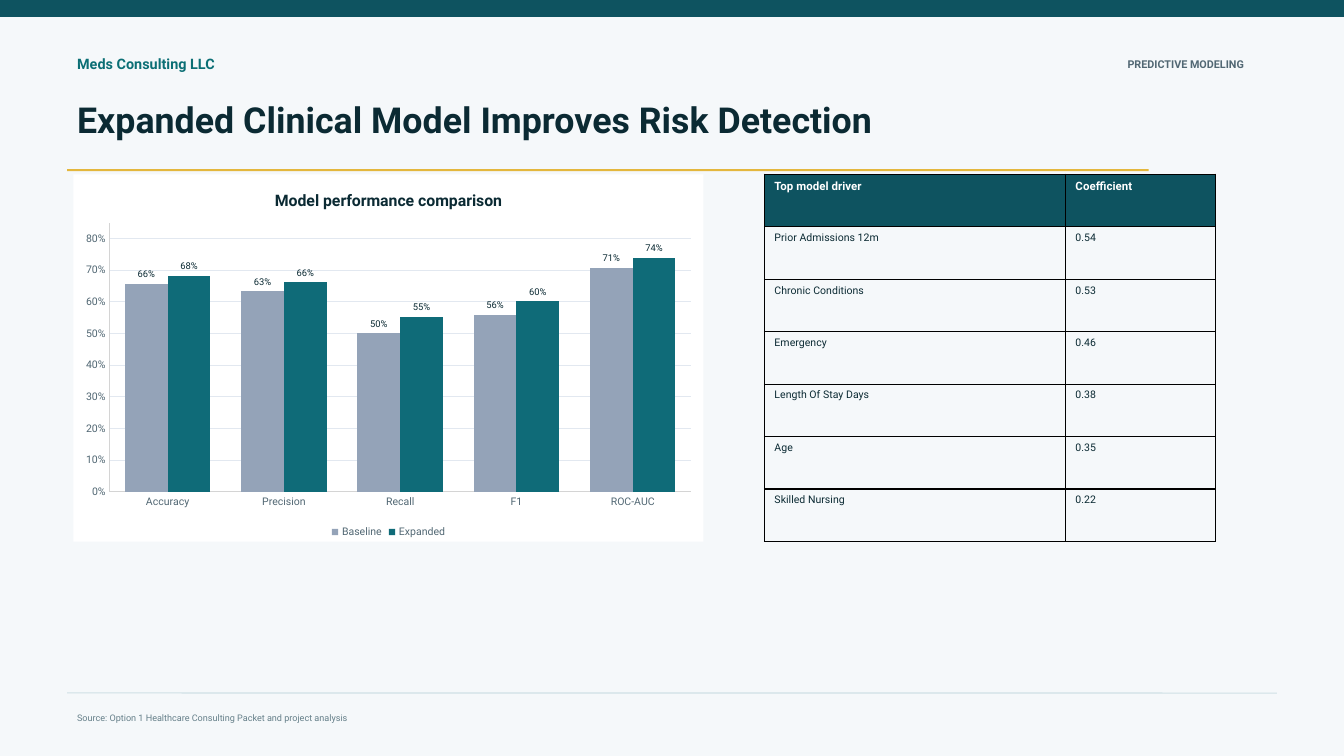
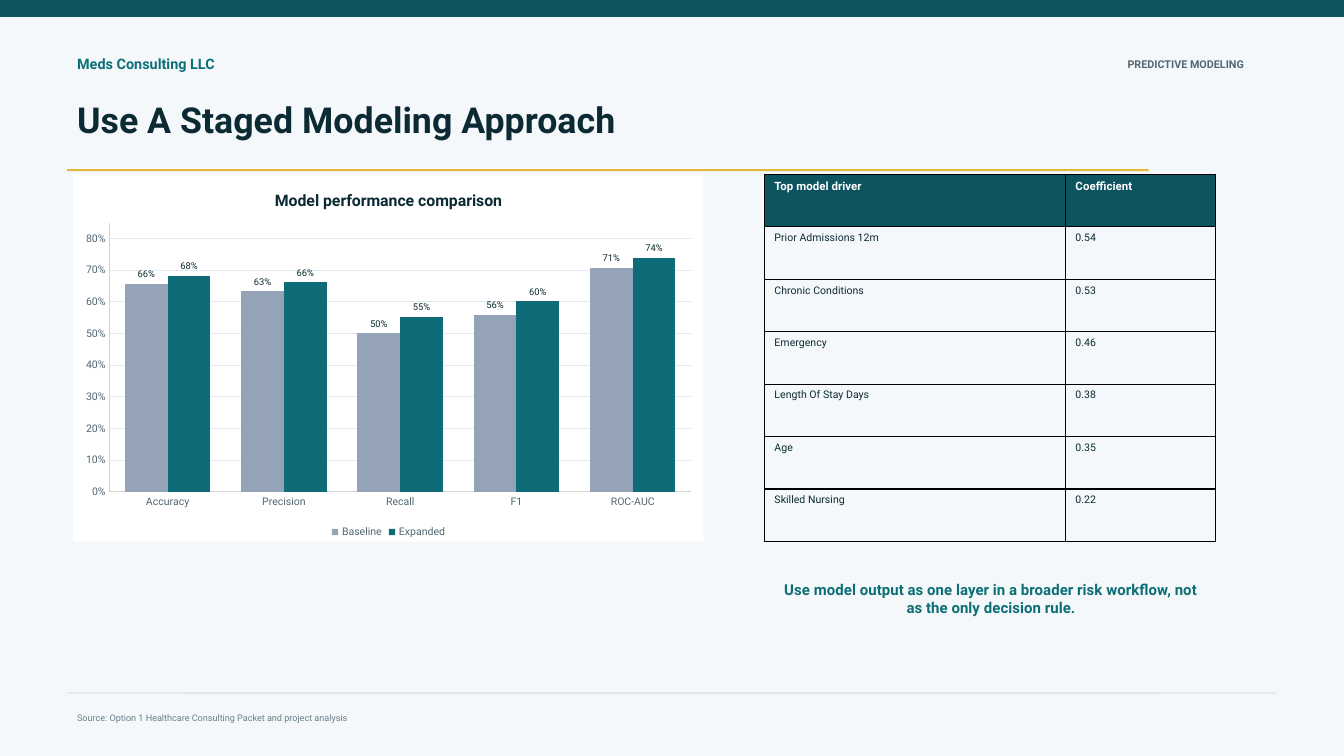
Before and after one commit to BostonSupremeMantou/onsite_project, a slide deck: slide 6 of deliverables/07_executive_board_presentation/final/nhn_readmission_board_presentation.pptx. Drawn at 1344x756 pixels with LibreOffice and Linux fonts; fonts in the diff are those of the drawing. Boxes give left, top, right and bottom in pixels: in the first picture for what was removed or moved away, otherwise in the second. Text is boxed around its words. In the diff, an @@ line names an element or a change of style, - is before the commit and + after.

Commit message:
Apply project steering decisions to presentation

```diff
--- a/deliverables/07_executive_board_presentation/final/nhn_readmission_board_presentation.pptx
+++ b/deliverables/07_executive_board_presentation/final/nhn_readmission_board_presentation.pptx
@@ text at (77,106,615,141): text changed @@
-Expanded Clinical Model Improves Risk Detection
+Use A Staged Modeling Approach
@@ text added at (784,583,1197,616), 10.8 pt, text #0B6F75, bold @@
+Use model output as one layer in a broader risk workflow, not as the only decision rule.
```
Also in this commit, not shown: 5 other slides changed, 10 other files.
